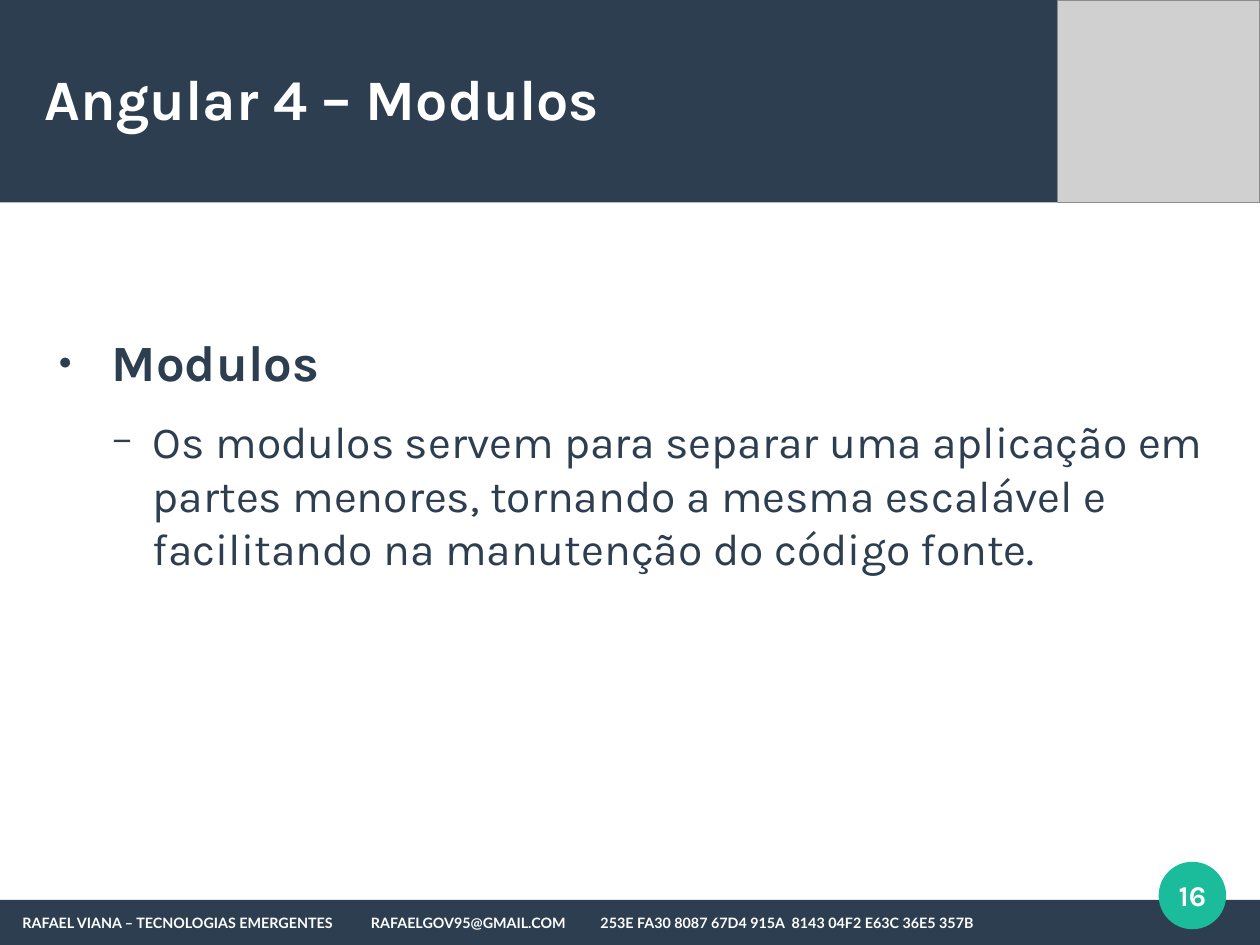
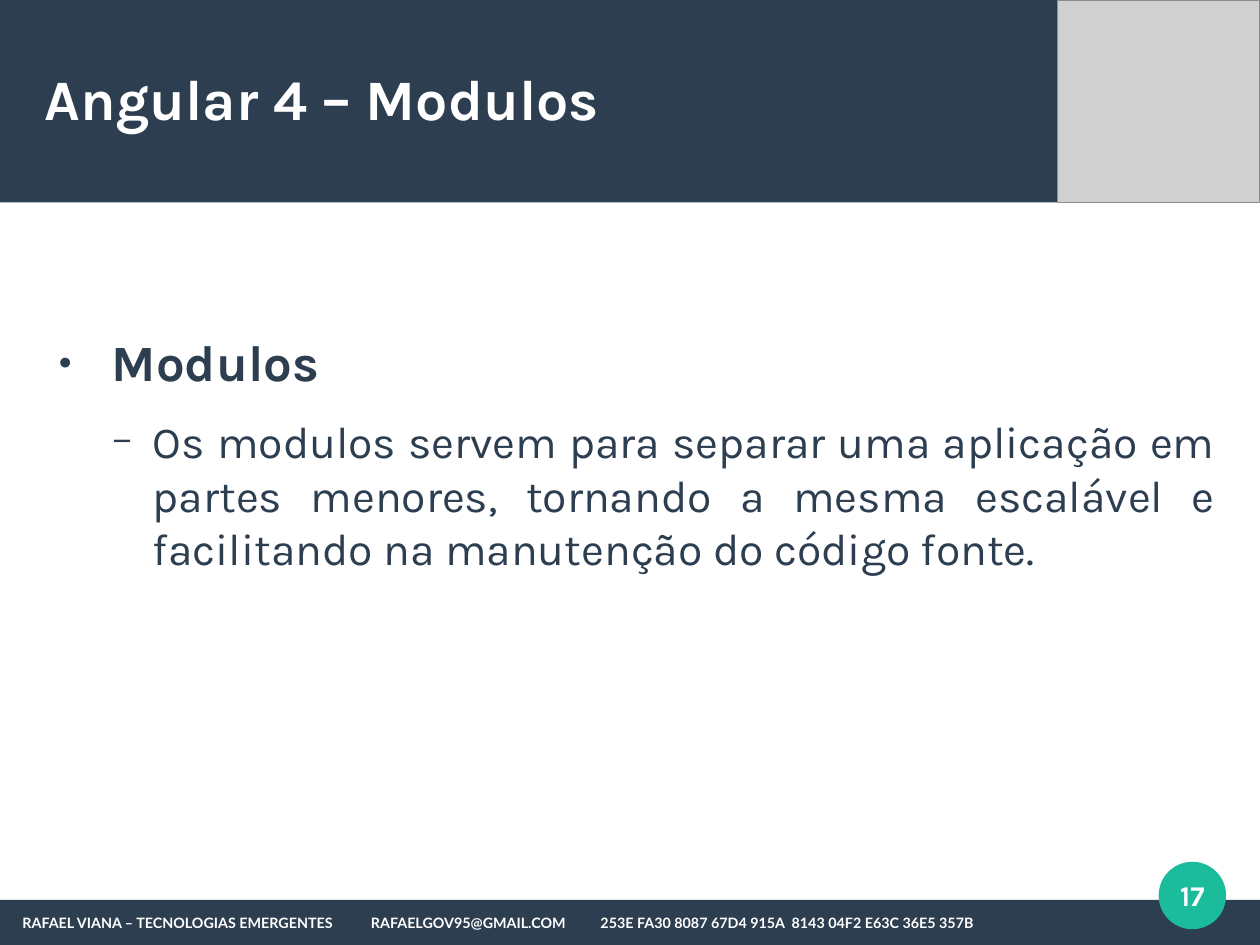
Before and after one commit to rafaelgov95/TE, a slide deck: slide 17 of Apresentação/Angular-4.odp (slide 16 before the commit). Drawn at 1260x945 pixels with LibreOffice and Linux fonts; fonts in the diff are those of the drawing; grey boxes stand for pictures. Boxes give left, top, right and bottom in pixels: in the first picture for what was removed or moved away, otherwise in the second. Text is boxed around its words. In the diff, an @@ line names an element or a change of style, - is before the commit and + after.

```diff
--- a/Apresentação/Angular-4.odp
+++ b/Apresentação/Angular-4.odp
@@ text at (153, 427, 1215, 576): alignment left to justified @@
@@ page number at (1180, 887, 1204, 906): text changed @@
-16
+17
```
Also in this commit, not shown: 1 other slide changed, 5 slides added, 1 other file.
